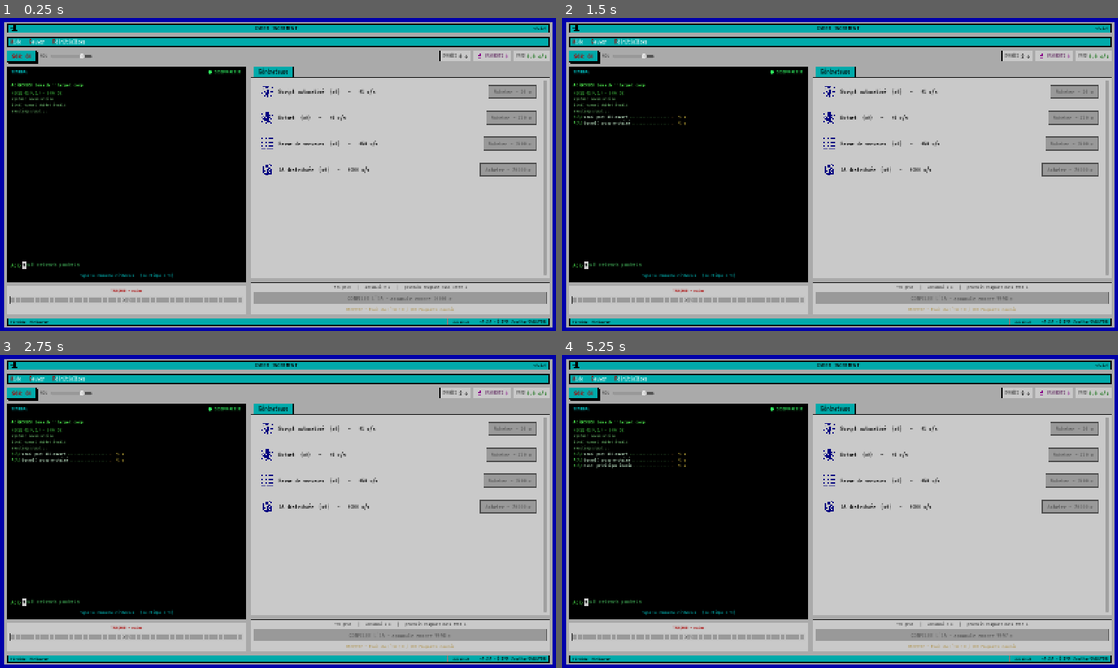
Above: before the commit, frames 1-4 (two rows, left to right).
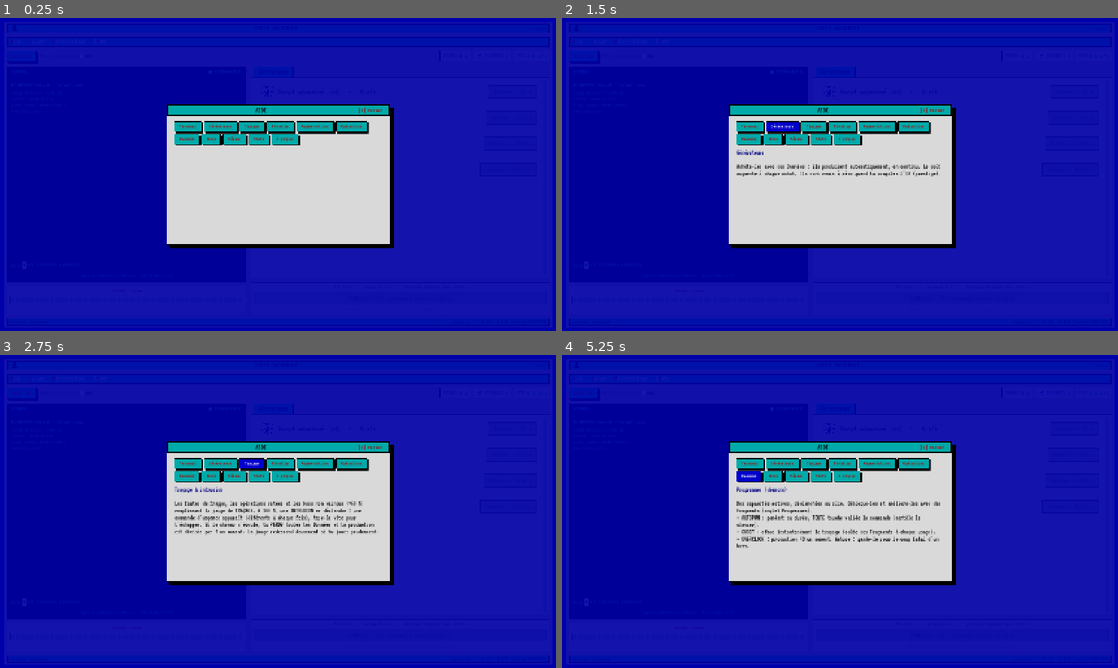
Above: after the commit, the same moments.

Repository: jogaulupeau/CyberIncrement
Game: Godot game, scene res://scenes/main.tscn
The game is run twice, just before and just after one commit, with the same random seed, the same clock (stepped at 60 frames per second) and the same inputs.
Inputs (mouse positions are in pixels of both pictures, inside the frame that each line leads up to):
- Up to frame 1 (0.25 s): no input
- Up to frame 2 (1.5 s): click (751, 127) at 0.5 s, where only the run after the commit has a clickable "Terminal"; click (784, 127) at 1.25 s, where only the run after the commit has a clickable "Générateurs"
- Up to frame 3 (2.75 s): click (250, 464) at 2 s, where only the run after the commit has a clickable "Traçage"
- Up to frame 4 (5.25 s): click (840, 464) at 2.75 s, where only the run after the commit has a clickable "Prestige"; click (878, 464) at 3.5 s, where only the run after the commit has a clickable "Augmentations"; click (912, 464) at 4.25 s, where only the run after the commit has a clickable "Opérations"; click (751, 477) at 5 s, where only the run after the commit has a clickable "Daemons"

The runs differ from the first frame. In frame 1, 87% of the frame differs, in the area x 0-100%, y 1-99%; in frame 2, 87%; in frame 3, 88%; in frame 4, 88%.

Commit message:
Ajout de l'écran de statistiques + entrée de menu dédiée
- Nouvelles statistiques suivies en continu (persistées, survivent aux
  prestiges, remises à zéro seulement par réinitialisation complète) :
  meilleur combo, commandes tapées (dont rares), meilleure run.
  Boss vaincus réutilise boss_level (déjà monotone croissant).
- Affichage via un nouvel onglet "Stats" dans le panneau Aide, contenu
  calculé à chaque ouverture (_build_stats_text).
- Entrée dédiée "Stats" dans la barre de menu (lettre-raccourci sur le
  't', le 'S' étant déjà pris par Sauver) : ouvre l'Aide directement sur
  cet onglet (_open_help accepte désormais un thème préféré optionnel),
  sans changer le comportement de F1/du bouton Aide existant.
- Corrigé au passage : le texte "À propos" citait encore Share Tech Mono
  au lieu de VT323.

Co-Authored-By: Claude Sonnet 5 <noreply@anthropic.com>

Diff:
--- a/scenes/main.tscn
+++ b/scenes/main.tscn
@@ -260,6 +260,19 @@
 scroll_active = false
 autowrap_mode = 0
 
+[node name="StatsButton" type="RichTextLabel" parent="HUD/Root/MenuBar/H"]
+unique_name_in_owner = true
+custom_minimum_size = Vector2(0, 20)
+layout_mode = 2
+size_flags_vertical = 4
+mouse_default_cursor_shape = 2
+theme_override_font_sizes/normal_font_size = 17
+bbcode_enabled = true
+text = "S[color=#aa0000]t[/color]ats"
+fit_content = true
+scroll_active = false
+autowrap_mode = 0
+
 [node name="TopBar" type="HBoxContainer" parent="HUD/Root"]
 layout_mode = 2
 theme_override_constants/separation = 12
@@ -922,7 +935,6 @@
 
 [node name="HelpOverlay" type="Control" parent="."]
 unique_name_in_owner = true
-visible = false
 layout_mode = 1
 anchors_preset = 15
 anchor_right = 1.0
--- a/scripts/main.gd
+++ b/scripts/main.gd
@@ -192,6 +192,13 @@
 var final_command_active: bool = false # la commande affichée est-elle celle de l'éveil ?
 var prestige_count: int = 0            # nombre de prestiges (pour le récap)
 var play_time: float = 0.0             # temps de jeu cumulé (pour le récap)
+
+# Statistiques / records (écran STATS, cumulés sur toute la partie, remis à zéro
+# uniquement par une réinitialisation complète — pas par un prestige).
+var best_combo: int = 0                # plus haut combo jamais atteint
+var total_commands_typed: int = 0      # nombre de commandes complétées (normales + rares)
+var total_rare_typed: int = 0          # dont commandes rares
+var best_run_earned: float = 0.0       # meilleure run (Données accumulées avant reset/prestige)
 
 # Événements aléatoires.
 var event_active: bool = false
@@ -262,9 +269,12 @@
 	{ "id": "network", "label": "Réseau", "gate": "network",
 		"title": "Carte du réseau",
 		"text": "Un graphe de nœuds à pirater de proche en proche (tu ne peux prendre qu'un nœud voisin d'un nœud déjà conqui …(202 unchanged characters)…
+	{ "id": "stats", "label": "Stats", "gate": "",
+		"title": "Statistiques",
+		"text": "" },
 	{ "id": "about", "label": "À propos", "gate": "",
 		"title": "À propos",
-		"text": "Cyber Increment — version %s\n\nAuteur : %s\n© %s …(288 unchanged characters)…  : game-icons.net (CC BY 3.0). Police : Share Tech Mono (SIL OFL)." % [GAME_VERSION, GAME_AUTHOR, GAME_YEAR, GAME_AUTHOR, GAME_LICENSE] },
+		"text": "Cyber Increment — version %s\n\nAuteur : %s\n© %s …(288 unchanged characters)…  : game-icons.net (CC BY 3.0). Police : VT323 (SIL OFL)." % [GAME_VERSION, GAME_AUTHOR, GAME_YEAR, GAME_AUTHOR, GAME_LICENSE] },
 ]
 var help_buttons: Array[Button] = []
 
@@ -400,6 +410,7 @@
 @onready var help_close_button: Button = %CloseButton
 @onready var save_button: RichTextLabel = %SaveButton
 @onready var reset_button: RichTextLabel = %ResetButton
+@onready var stats_button: RichTextLabel = %StatsButton
 @onready var about_label: Label = %AboutLabel
 @onready var title_ver: Label = %TitleVer
 @onready var status_label: Label = %StatusLabel
@@ -417,6 +428,7 @@
 	_setup_menu_item(help_button, "[color=#aa0000]A[/color]ide", "[color=#ffffff]Aide[/color]", _open_help)
 	_setup_menu_item(save_button, "[color=#aa0000]S[/color]auver", "[color=#ffffff]Sauver[/color]", _on_save_pressed)
 	_setup_menu_item(reset_button, "[color=#aa0000]R[/color]éinitialiser", "[color=#ffffff]Réinitialiser[/color]", _on_reset_pressed)
+	_setup_menu_item(stats_button, "S[color=#aa0000]t[/color]ats", "[color=#ffffff]Stats[/color]", _open_stats)
 	help_close_button.pressed.connect(_close_help)
 	mute_button.pressed.connect(_on_mute_pressed)
 	_build_help_topics()
@@ -707,16 +719,28 @@
 	t.tween_callback(func() -> void: event_popup.visible = false)
 
 
-func _open_help() -> void:
+# Entrée de menu dédiée "Stats" : ouvre l'Aide directement sur ce thème.
+func _open_stats() -> void:
+	_open_help("stats")
+
+
+# preferred_id : ouvre directement sur ce thème s'il est visible (ex. "stats" depuis
+# son entrée de menu dédiée) ; sinon (ou si "") on retombe sur le 1er thème débloqué.
+func _open_help(preferred_id: String = "") -> void:
 	# On n'affiche que les thèmes des mécaniques débloquées (pas de spoiler).
 	var first := -1
+	var preferred := -1
 	for i in help_topics.size():
 		var gate: String = help_topics[i].gate
 		var vis: bool = gate == "" or bool(unlocked.get(gate, false))
 		help_buttons[i].visible = vis
 		if vis and first < 0:
 			first = i
-	if first >= 0:
+		if vis and preferred_id != "" and help_topics[i].id == preferred_id:
+			preferred = i
+	if preferred >= 0:
+		_show_help_topic(preferred)
+	elif first >= 0:
 		_show_help_topic(first)
 	help_overlay.visible = true
 	help_overlay.modulate.a = 0.0
@@ -725,7 +749,8 @@
 
 func _show_help_topic(i: int) -> void:
 	var t: Dictionary = help_topics[i]
-	help_text.text = "[color=#000080]%s[/color]\n\n%s" % [t.title, t.text]
+	var body: String = _build_stats_text() if t.id == "stats" else t.text
+	help_text.text = "[color=#000080]%s[/color]\n\n%s" % [t.title, body]
 	# Le thème actif passe en bloc bleu / texte blanc (sélection façon DOS).
 	for j in help_buttons.size():
 		var b := help_buttons[j]
@@ -739,6 +764,18 @@
 			b.remove_theme_stylebox_override("hover")
 			b.remove_theme_color_override("font_color")
 			b.remove_theme_color_override("font_hover_color")
+
+
+# Compose le texte de l'onglet "Stats" (calculé à chaque ouverture, pas mis en cache :
+# ça doit refléter l'état courant de la partie).
+func _build_stats_text() -> String:
+	var mins := int(play_time / 60.0)
+	var hours := mins / 60
+	var time_str := "%dh%02d" % [hours, mins % 60] if hours > 0 else "%d min" % mins
+	return "Temps de jeu : %s\nFragments d'IA cumulés : %d\nCompilations (prestiges) : %d\nBoss vaincus : %d\n\nMeilleur combo : x%d\nCommandes tapées : %d (dont %d rares)\nMeilleure run : %s o" % [
+		time_str, total_fragments_earned, prestige_count, boss_level,
+		best_combo, total_commands_typed, total_rare_typed, _fmt_short(best_run_earned),
+	]
 
 
 func _close_help() -> void:
@@ -1066,6 +1103,7 @@
 func _earn(amount: float) -> void:
 	data += amount
 	run_earned += amount
+	best_run_earned = maxf(best_run_earned, run_earned)
 
 
 # Point de passage unique pour tout gain de Fragments (suit l'objectif de fin).
@@ -1253,6 +1291,10 @@
 		combo += 1
 	_earn(bonus)
 	combo_timer = 0.0
+	best_combo = maxi(best_combo, combo)
+	total_commands_typed += 1
+	if rare:
+		total_rare_typed += 1
 
 	_term_log(current_command, int(bonus), rare)
 
@@ -2207,6 +2249,10 @@
 		"has_won": has_won,
 		"prestige_count": prestige_count,
 		"play_time": play_time,
+		"best_combo": best_combo,
+		"total_commands_typed": total_commands_typed,
+		"total_rare_typed": total_rare_typed,
+		"best_run_earned": best_run_earned,
 		"unlocked": unlocked,
 		"unlocks_owned": _owned_unlock_ids(),
 		"muted": muted,
@@ -2243,6 +2289,10 @@
 	has_won = bool(payload.get("has_won", false))
 	prestige_count = int(payload.get("prestige_count", 0))
 	play_time = float(payload.get("play_time", 0.0))
+	best_combo = int(payload.get("best_combo", 0))
+	total_commands_typed = int(payload.get("total_commands_typed", 0))
+	total_rare_typed = int(payload.get("total_rare_typed", 0))
+	best_run_earned = float(payload.get("best_run_earned", 0.0))
 	muted = bool(payload.get("muted", false))
 	sfx_volume = float(payload.get("sfx_volume", 0.8))
 
@@ -2317,6 +2367,10 @@
 	has_won = false
 	prestige_count = 0
 	play_time = 0.0
+	best_combo = 0
+	total_commands_typed = 0
+	total_rare_typed = 0
+	best_run_earned = 0.0
 	for k in unlocked:
 		unlocked[k] = false
 	for u in unlocks:
